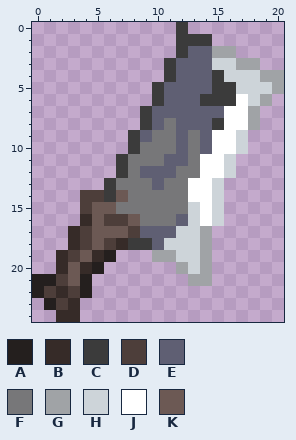
Pixel-art sprite: Items/Weapons/Thrown/CleanestCleaver.png. That is the earlier state.
The file is 42x50 pixels, drawn in blocks of 2x2; one block is one cell here.
Palette (. is transparent): A #241f1e  B #362b28  C #3b3b3b  D #4d3e3a  E #5f5f73  F #777779  G #a0a3a6  H #cdd4d9  J #ffffff  K #6c5954
Pixels before, first column x 0:
 0 ............C........
 1 ............CCC......
 2 ............CEEGG....
 3 ...........CEEEHHGG..
 4 ...........CEEECHHHGG
 5 ..........CEEEECCHHHG
 6 ..........CEEECCCJHG.
 7 .........CEEEEEEJJG..
 8 .........CEFEEECJJG..
 9 ........CEFFEFEJJH...
10 ........CFFFEFEJJH...
11 .......CFFFEEFJJH....
12 .......CFEEEFFJJH....
13 ......CFFFEFFJJH.....
14 ....DDCKFFFFFJJH.....
15 ....DKKFFFFFFHJH.....
16 ....BKDDKFFFEHJH.....
17 ...BDKKKDEEEHHG......
18 ...BDKDBCCEHHHG......
19 ..BDKBA...GGHHG......
20 ..BKBA......GHG......
21 AADKA........GG......
22 ADBDA................
23 .ADB.................
24 ..BB.................
The result:
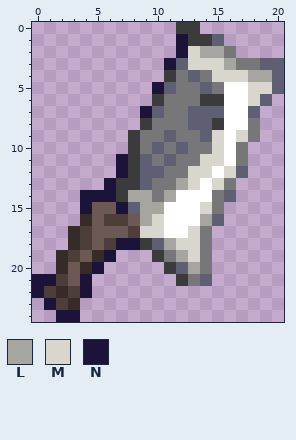
Colours new in this view: L #a6a5a0  M #d9d7cd  N #1b1438
Commit message: Yoyo resprites and Some guns as well as Cleaver
Diff:
Changed rows in their new state; - is an unchanged pixel.
first column x 0:
 0 -------------C-------
 1 ------------N--E-----
 2 ------------NMLLF----
 3 -----------N-MMMLFFEE
 4 ------------F-FMMMLLE
 5 ----------N-FF-FJJMME
 6 -----------FFF--J-ME-
 7 ---------N-FF-----E--
 8 ----------F-F-----F--
 9 ---------F-EF--M-MF--
10 ----------E---FM-F---
11 -------NCE--F-MMJF---
12 -------NC--F-MM-ME---
13 ------NCCEF-LM-MF----
14 ----NNNCLL-LJ--FE----
15 ----N--NELLJJJMF-----
16 ---------LMJJJLE-----
17 ---------MMJJMF------
18 -------NN--LMMF------
19 ------N---CFLMF------
20 -----N-----CELF------
21 NN--N-------CFE------
22 N---N----------------
23 -N-------------------
24 --NN-----------------
Boxes around the changes in both pictures, in picture pixels (x1, y1, x2, y2):
changed: (32, 22, 284, 322)
